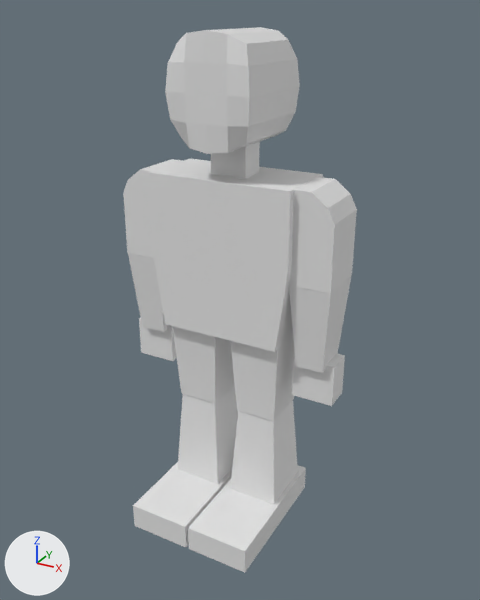
One commit to the glTF model Assets/Models/test-clovek/clovek_walk.gltf: the scene before it, then after it.
One viewpoint serves both versions: a 50 mm lens placed at (6.32, -10.51, 10.64), pointed at (0.3, 0.45, 5.16). Lighting does not change. The marker at lower left points along +X, +Y and +Z. Where no turn or scale is listed for an object, it has been applied to the vertices.
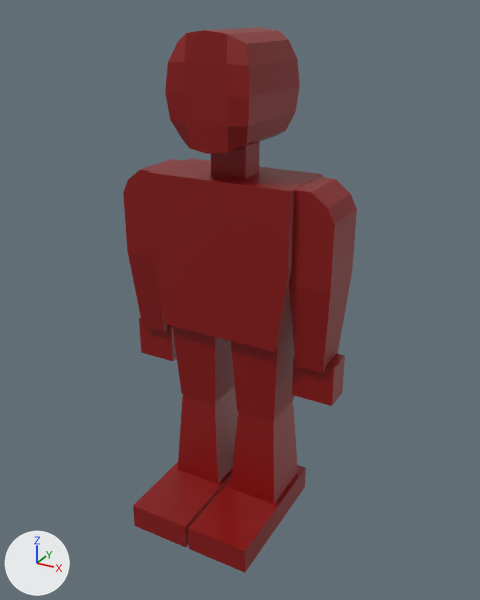
Commit message: update test clovek walk
rdec clovek hodi

Boxes (x1, y1, x2, y2) around the edits, measured in the pictures (480 x 600 px):
'Cube', surface changed (grey to red): (123, 27, 357, 573) in both

What the commit changed:
Picture 'red' (img_red) is new.
In material 'Material' (mat_material), base_color is no longer (0.8, 0.8, 0.8), white #e7e7e7.
In material 'Material' (mat_material), texture is now set to img_red.
